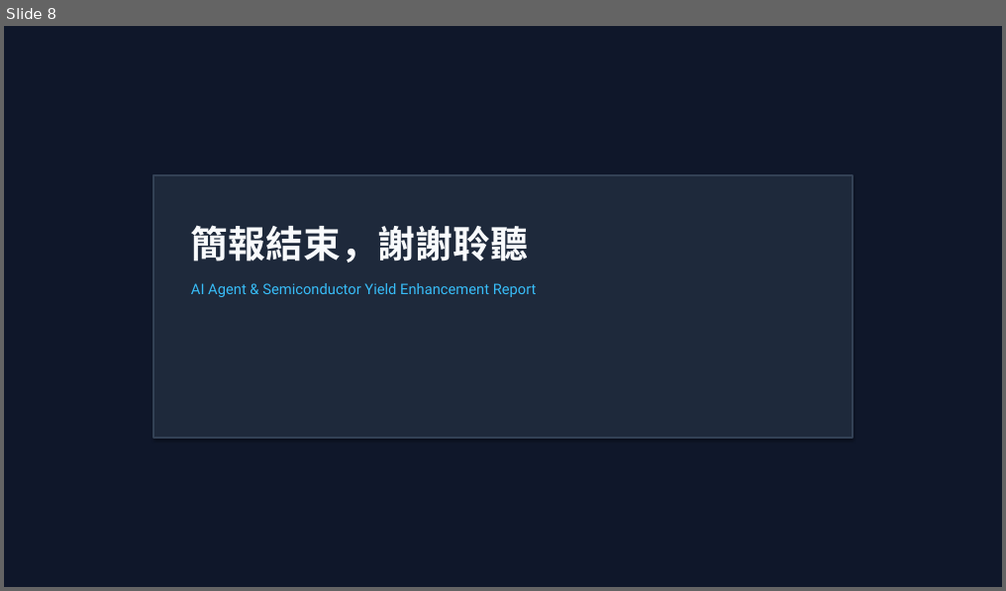
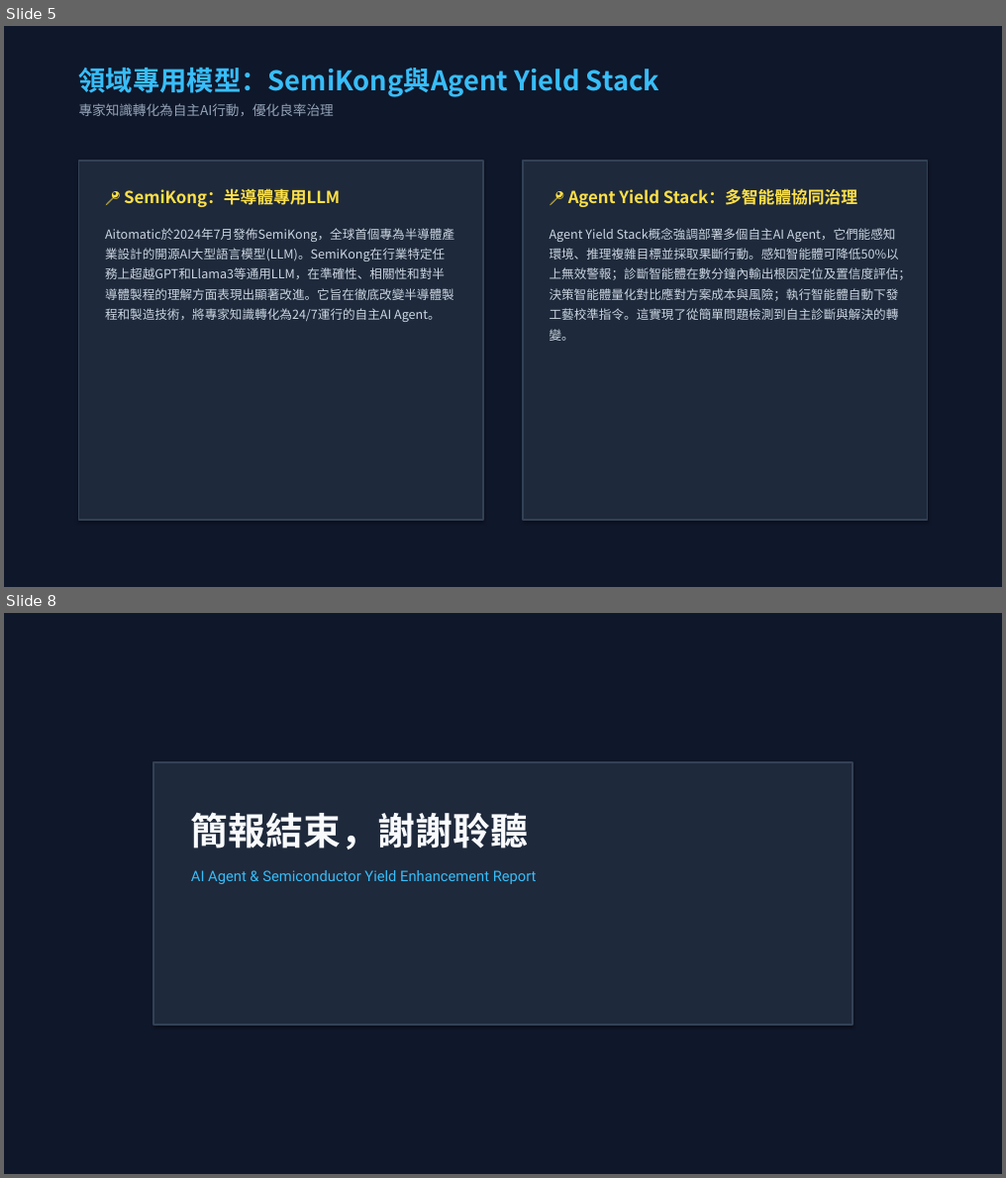
Before and after one commit to HJHuang1-lab/semiconductor-AI_report, a slide deck: AI_Agent_Semiconductor_Yield_Report.pptx. Shown one above the other, each under a label of ours: slide 8 before the commit, slides 5 and 8 after it; the slides between them are not shown. The pictures are 1006x591 and 1006x1178 pixels, drawn with LibreOffice and Linux fonts; fonts in the diff are those of the drawing. Boxes give left, top, right and bottom in pixels: in the first picture for what was removed or moved away, otherwise in the second. Text is boxed around its words. In the diff, an @@ line names an element or a change of style, - is before the commit and + after.

Commit message:
🚀 feat: 實現即時 AI 繪圖 (Imagen 4.0) 與高級高質感圖片防崩潰備份機制

```diff
--- a/AI_Agent_Semiconductor_Yield_Report.pptx
+++ b/AI_Agent_Semiconductor_Yield_Report.pptx
@@ slide 5 added at [4,26,1002,587], background #FFFFFF @@
@@ rectangle added at [4,26,1002,587], fill #0F172A, outline #0F172A 0.75 pt @@
@@ text added at [79,67,659,116], 26 pt, text #38BDF8, bold @@
+領域專用模型：SemiKong與Agent Yield Stack
+專家知識轉化為自主AI行動，優化良率治理
@@ rectangle added at [79,161,483,520], fill #1E293B, outline #334155 1.5 pt @@
@@ rectangle added at [523,161,927,520], fill #1E293B, outline #334155 1.5 pt @@
@@ text added at [105,188,454,322], 12 pt, text #CBD5E1 @@
+📍 SemiKong：半導體專用LLM
+Aitomatic於2024年7月發佈SemiKong，全球首個專為半導體產業設計的開源AI大型語言模型(LLM)。SemiKong在行業特定任務上超越GPT和Llama3等通用LLM，在準確性、相關性和對半導體製程的理解方面表現出顯著改進。它旨在徹底改變半導體製程和製造技術，將專家知識轉化為24/7運行的自主AI Agent。
@@ text added at [549,188,911,341], 12 pt, text #CBD5E1 @@
+📍 Agent Yield Stack：多智能體協同治理
+Agent Yield Stack概念強調部署多個自主AI Agent，它們能感知環境、推理複雜目標並採取果斷行動。感知智能體可降低50%以上無效警報；診斷智能體在數分鐘內輸出根因定位及置信度評估；決策智能體量化對比應對方案成本與風險；執行智能體自動下發工藝校準指令。這實現了從簡單問題檢測到自主診斷與解決的轉變。
```
Also in this commit, not shown: 3 slides changed, 3 other slides added, 4 slides removed, 5 other files.
